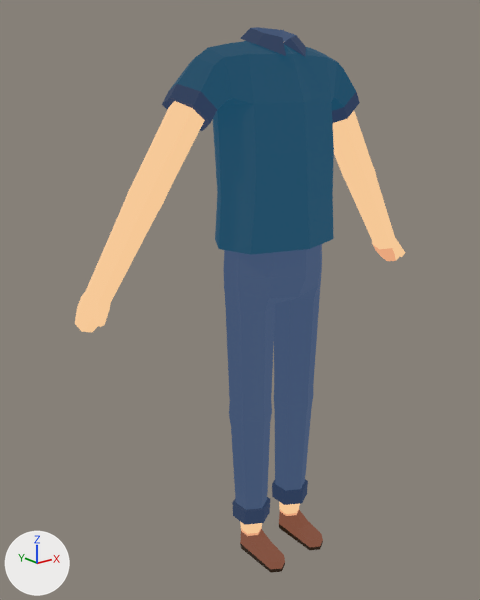
A saved change to the glTF model src/assets/models/Player_Rigged.glb.
Camera for both pictures: a camera (50 mm lens) standing at (-1.88, -2.1, 2.12) and looking at (-0.11, 0.12, 1.23). The lights are fixed; the arrows at lower left show +X, +Y and +Z. Where no turn or scale is listed for an object, it has been applied to the vertices. Vertices at the same position are counted once.

In view in the first picture: 'Player'.
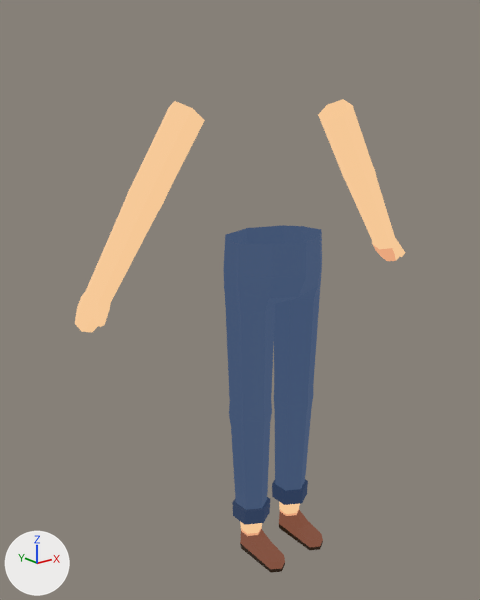
Pixel boxes (x1, y1, x2, y2) of what changed, in the pictures (480 x 600 px):
'Player', reshaped (13% shorter)
    before: (75, 27, 405, 573)
    after: (75, 99, 405, 573)
part 1 of me_mesh, deleted (blue)
    before: (162, 27, 360, 255)

Patch to the scene script:
```diff
--- a/src/assets/models/Player_Rigged.glb.py
+++ b/src/assets/models/Player_Rigged.glb.py
@@ me_mesh @@
 # used by ob_player; location = (0.0, 0.0, 0.0)
-me_mesh.from_pydata(...)  # 484 vertices, 970 faces; spans x -0.91..0.91, y -0.22..0.24, z 0.0..2.37
+me_mesh.from_pydata(...)  # 369 vertices, 710 faces; spans x -0.91..0.91, y -0.22..0.21, z 0.0..2.09
+# me_mesh part 1
+# 115 vertices are removed from x -0.48..0.48, y -0.21..0.24, z 1.5..2.37
+# 260 faces are deleted
 me_mesh.materials.append(mat_chr_m)
```
